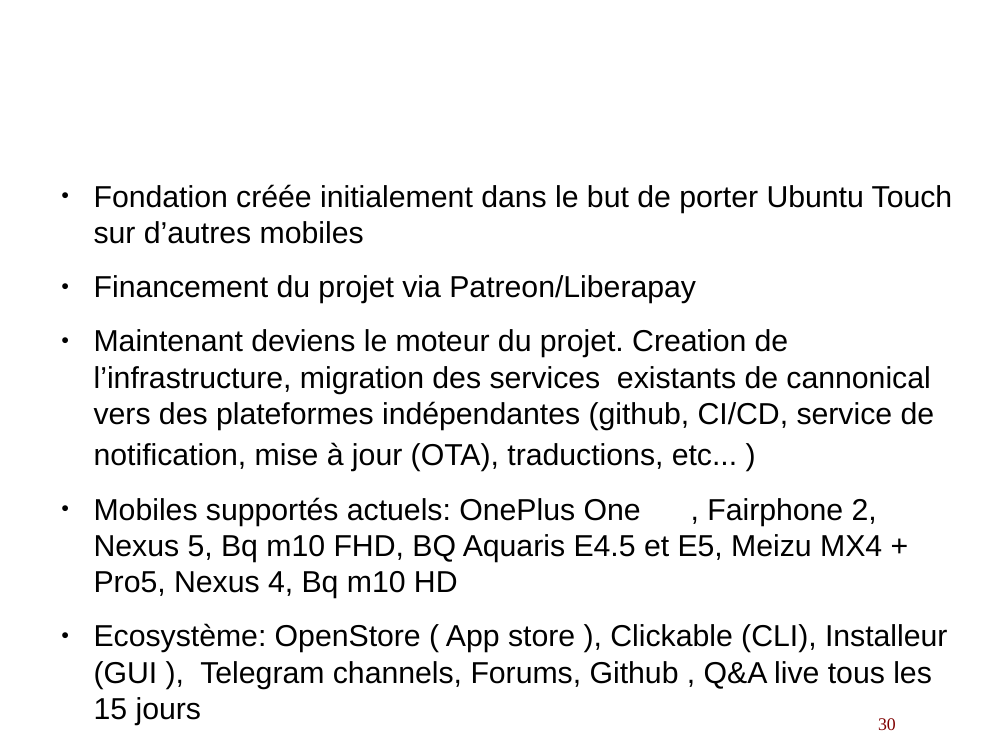
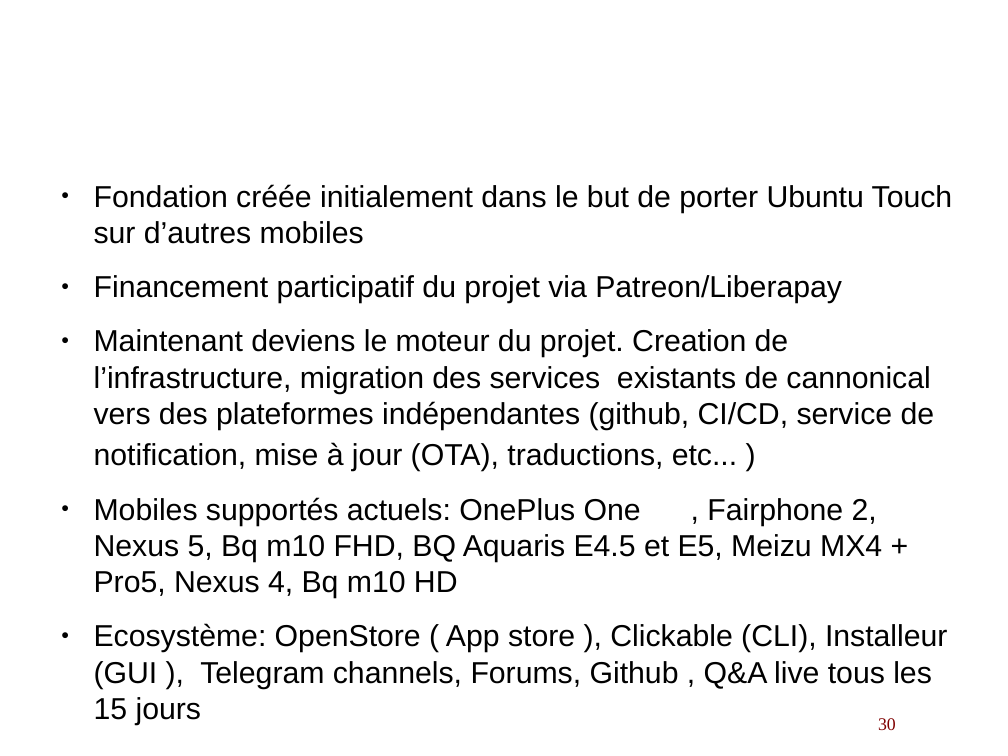
Before and after one commit to lduboeuf/ut-helloworld-py, a slide deck: slide 30 of osmobiles.odp. Drawn at 1008x756 pixels with LibreOffice and Linux fonts; fonts in the diff are those of the drawing; background and template pictures are left out. Boxes give left, top, right and bottom in pixels: in the first picture for what was removed or moved away, otherwise in the second. Text is boxed around its words. In the diff, an @@ line names an element or a change of style, - is before the commit and + after.

```diff
--- a/osmobiles.odp
+++ b/osmobiles.odp
@@ text at <box>94,275,842,303</box>: text changed @@
-● Financement du projet via Patreon/Liberapay
+● Financement participatif du projet via Patreon/Liberapay
```
Also in this commit, not shown: 3 other slides changed.
